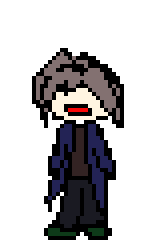
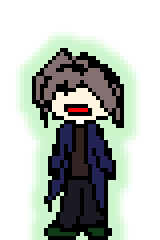
Two versions of the same layered image (160x240). Layer-by-layer changes:
added layer "New Layer#1" (20%) over [16, 32, 140, 240]
